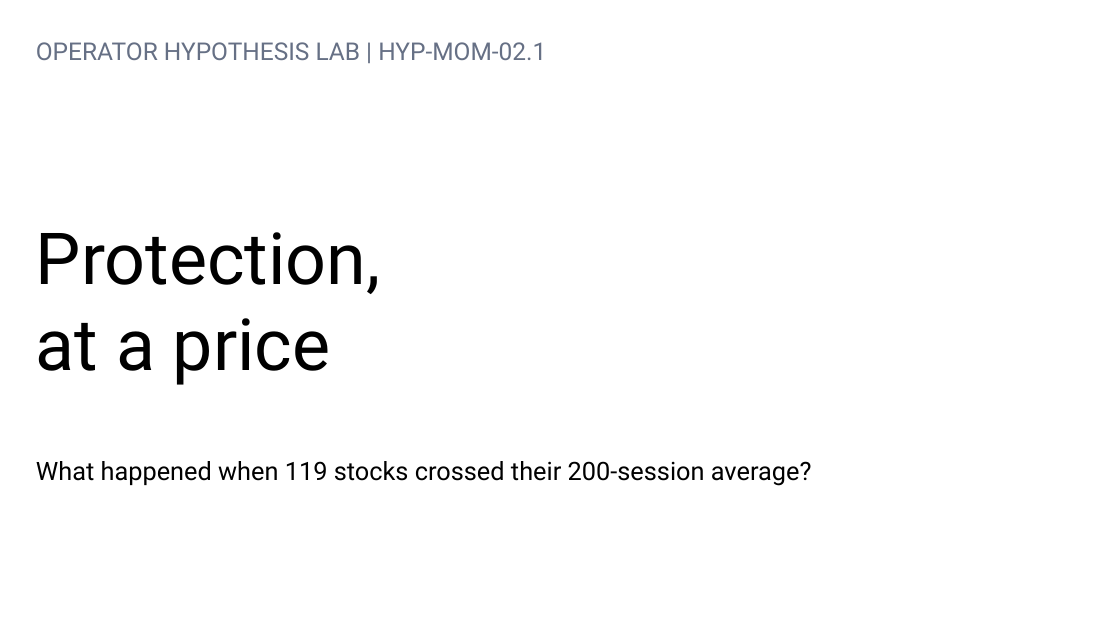
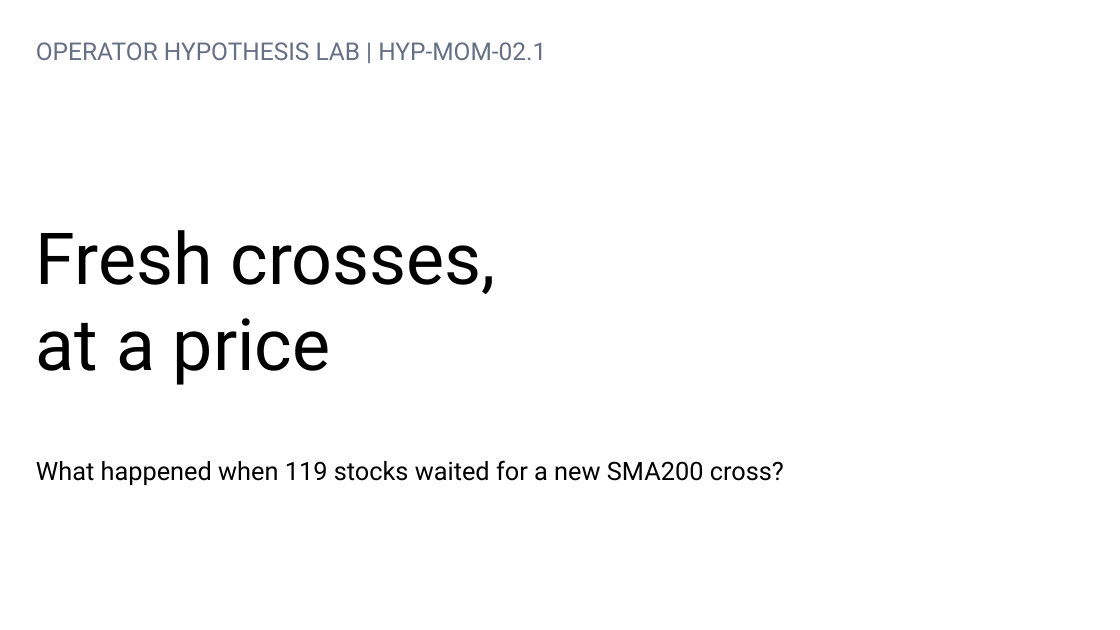
Before and after one commit to Francisc0Franc0/Time-Series-Modeling-Gen5, a slide deck: slide 1 of operator_hypothesis_lab/presentations/hyp_mom_02_1_sma200_cross_wide_discovery_evidence.pptx. Drawn at 1120x630 pixels with LibreOffice and Linux fonts; fonts in the diff are those of the drawing. Boxes give left, top, right and bottom in pixels: in the first picture for what was removed or moved away, otherwise in the second. Text is boxed around its words. In the diff, an @@ line names an element or a change of style, - is before the commit and + after.

Commit message:
Correct HYP-MOM-02.1 to fresh SMA200 crosses

```diff
--- a/operator_hypothesis_lab/presentations/hyp_mom_02_1_sma200_cross_wide_discovery_evidence.pptx
+++ b/operator_hypothesis_lab/presentations/hyp_mom_02_1_sma200_cross_wide_discovery_evidence.pptx
@@ text at (36,230,496,294): text changed @@
-Protection,
+Fresh crosses,
@@ text at (36,460,784,485): text changed @@
-What happened when 119 stocks crossed their 200-session average?
+What happened when 119 stocks waited for a new SMA200 cross?
```
Also in this commit, not shown: 10 other slides changed, 1 slide added, 1 slide removed, 9 other files.
